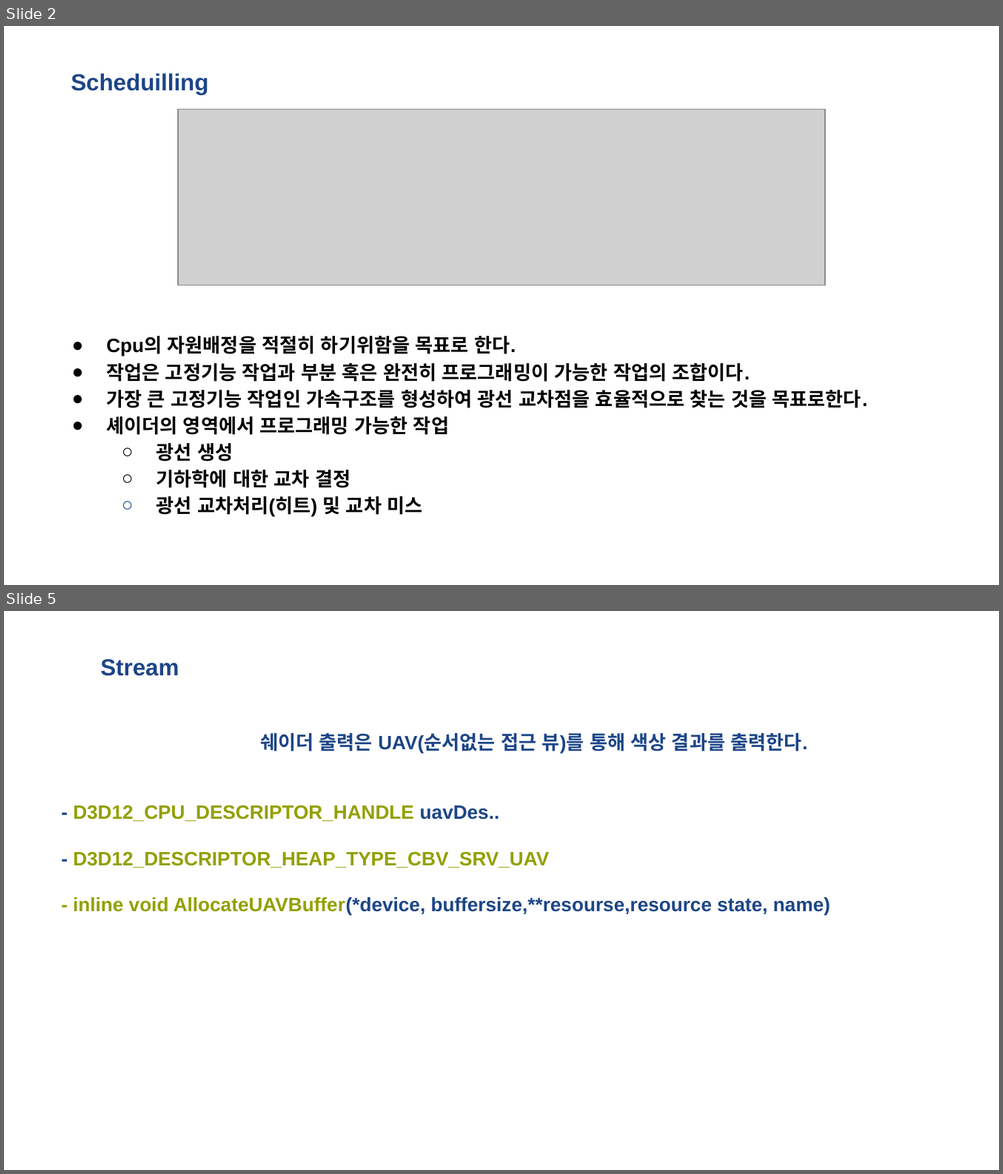
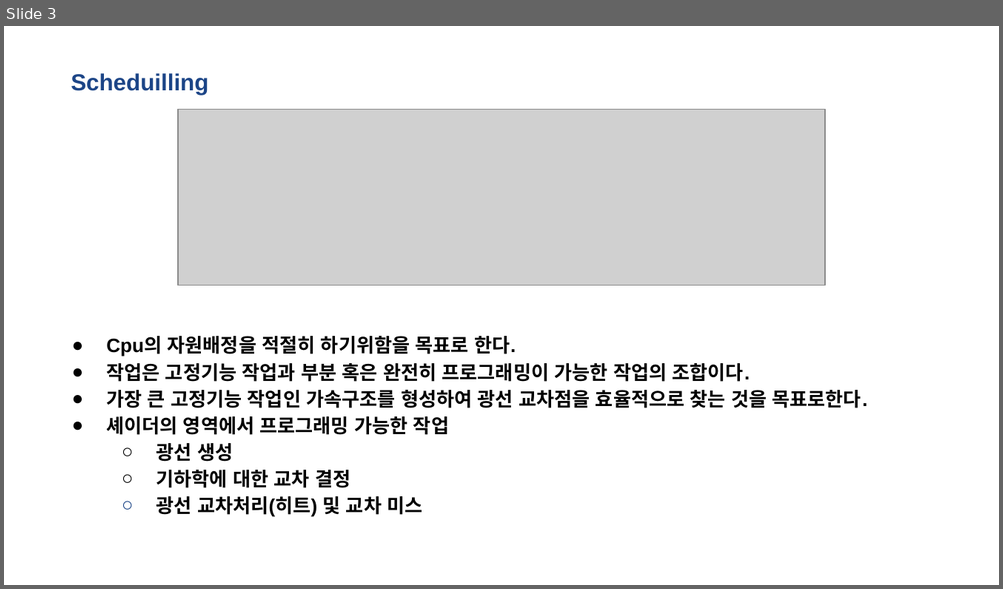
Before and after one commit to kiption/XD, a slide deck: Lab/Client/RayTracing with DirectX 12.pptx. Shown one above the other, each under a label of ours: slides 2 and 5 before the commit, slide 3 after it; the slides between them are not shown. The pictures are 1003x1174 and 1003x589 pixels, drawn with LibreOffice and Linux fonts; fonts in the diff are those of the drawing; grey boxes stand for pictures. Boxes give left, top, right and bottom in pixels: in the first picture for what was removed or moved away, otherwise in the second. Text is boxed around its words. In the diff, an @@ line names an element or a change of style, - is before the commit and + after.

Commit message:
#01-21 허재성 DXR_3
Shader
쉐이더 종류와
광선 생성, 미스, 히트, 교차 공부

```diff
--- a/Lab/Client/RayTracing with DirectX 12.pptx
+++ b/Lab/Client/RayTracing with DirectX 12.pptx
@@ slide 5 removed at (4,611,999,1170), background #FFFFFF @@
@@ title removed at (100,659,179,676) @@
-Stream
@@ title removed at (73,733,830,916) @@
-쉐이더 출력은 UAV(순서없는 접근 뷰)를 통해 색상 결과를 출력한다.
-- D3D12_CPU_DESCRIPTOR_HANDLE uavDes..
-- D3D12_DESCRIPTOR_HEAP_TYPE_CBV_SRV_UAV
-- inline void AllocateUAVBuffer(*device, buffersize,**resourse,resource state, name)
@@ what was slide 2 is now slide 3 @@
```
Also in this commit, not shown: 3 slides changed, 10 slides added.
